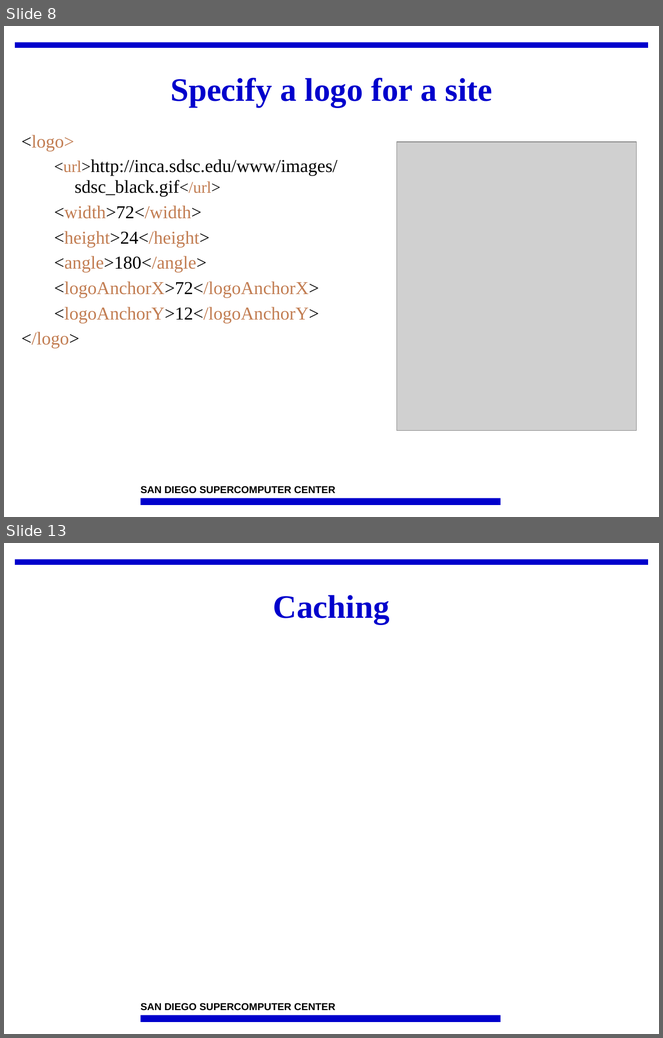
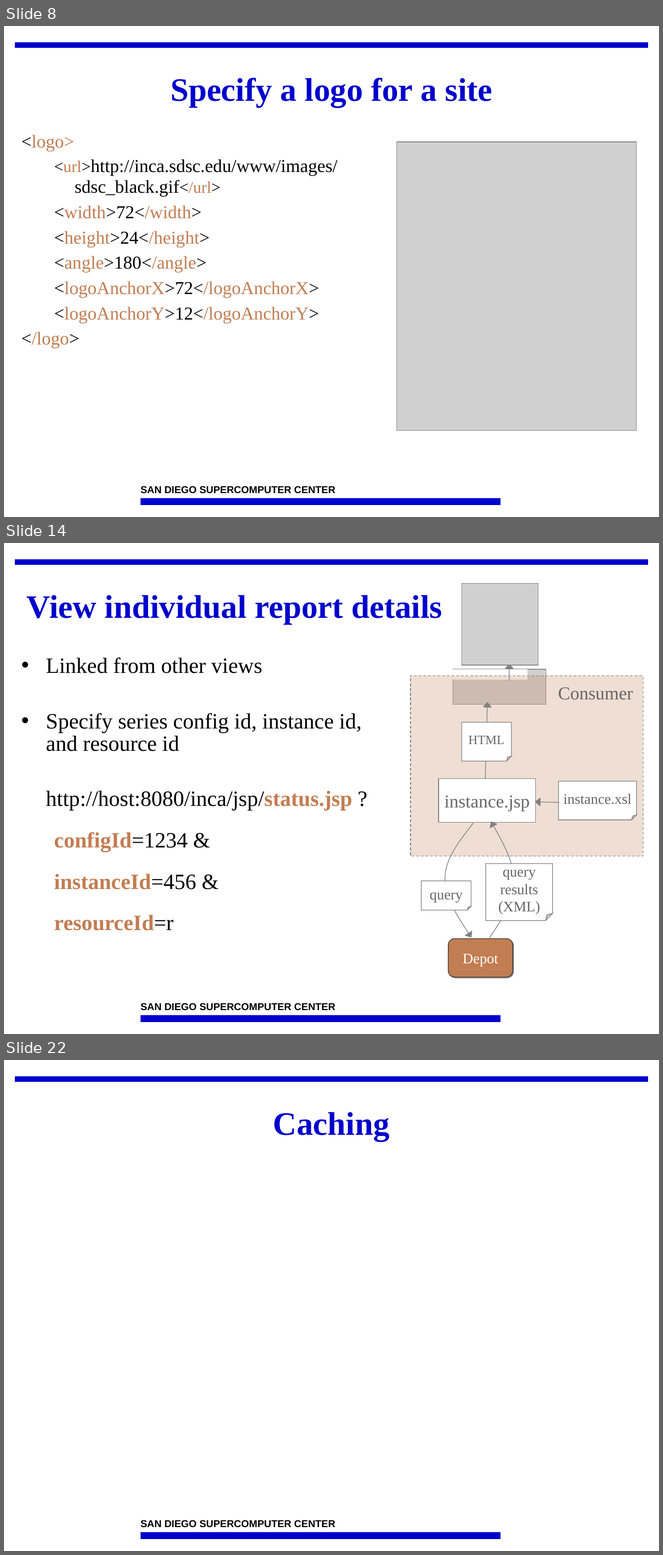
Before and after one commit to IncaProject/inca-xsede, a slide deck: talks/2008workshop/consumer.ppt. Shown one above the other, each under a label of ours: slides 8 and 13 before the commit, slides 8, 14 and 22 after it; the slides between them are not shown. The pictures are 663x1038 and 663x1555 pixels, drawn with LibreOffice and Linux fonts; fonts in the diff are those of the drawing; grey boxes stand for pictures; background and template pictures are left out. Boxes give left, top, right and bottom in pixels: in the first picture for what was removed or moved away, otherwise in the second. Text is boxed around its words. In the diff, an @@ line names an element or a change of style, - is before the commit and + after.

```diff
--- a/talks/2008workshop/consumer.ppt
+++ b/talks/2008workshop/consumer.ppt
@@ slide 14 added at (4,543,659,1034), background #FFFFFF; not listed: 3 template elements that a slide beside it also shows @@
@@ picture added at (462,584,539,666) @@
@@ title added at (27,595,442,624), 36 pt, text #0000CC, bold @@
+View individual report details
@@ text added at (46,657,362,931), 24 pt, text #000000 @@
+• Linked from other views
+• Specify series config id, instance id, and resource id
+http://host:8080/inca/jsp/status.jsp ?
+  configId=1234 &
+  instanceId=456 &
+  resourceId=r
@@ arrow added from (509, 681) to (509, 664), #808080 0.74 pt @@
@@ rectangle added at (411,676,644,857), fill #C27D52 at 25% opacity, outline #808080 0.74 pt dashed @@
@@ rectangle added at (437,669,528,679), fill #FFFFFF, outline #FFFFFF 0.74 pt @@
@@ picture added at (453,669,546,705) @@
@@ text added at (558,688,633,700), 20 pt, text #666666 @@
+Consumer
@@ arrow added from (486, 780) to (488, 702), #808080 0.74 pt @@
@@ folded corner added at (462,722,512,761), fill #FFFFFF, outline #808080 0.74 pt, 14 pt, text #666666 @@
+HTML
@@ rectangle added at (439,779,536,823), fill #FFFFFF, outline #808080 0.74 pt, 20 pt, text #666666 @@
+instance.jsp
@@ folded corner added at (559,782,637,820), fill #FFFFFF, outline #808080 0.74 pt, 16 pt, text #666666 @@
+instance.xsl
@@ arrow added from (559, 802) to (535, 802), #808080 0.74 pt @@
@@ freeform shape added at (445,823,474,938), outline #808080 0.74 pt @@
@@ freeform shape added at (490,822,515,938), outline #808080 0.74 pt @@
@@ folded corner added at (486,864,553,921), fill #FFFFFF, outline #808080 0.74 pt, 16 pt, text #666666 @@
+query results (XML)
@@ folded corner added at (422,881,471,911), fill #FFFFFF, outline #808080 0.74 pt, 16 pt, text #666666 @@
+query
@@ rounded rectangle added at (448,939,513,977), fill #C27D52, outline #333333 0.74 pt, 16 pt, text #FFFFFF @@
+Depot
@@ what was slide 13 is now slide 22 @@
```
Also in this commit, not shown: 8 slides changed, 8 other slides added.
